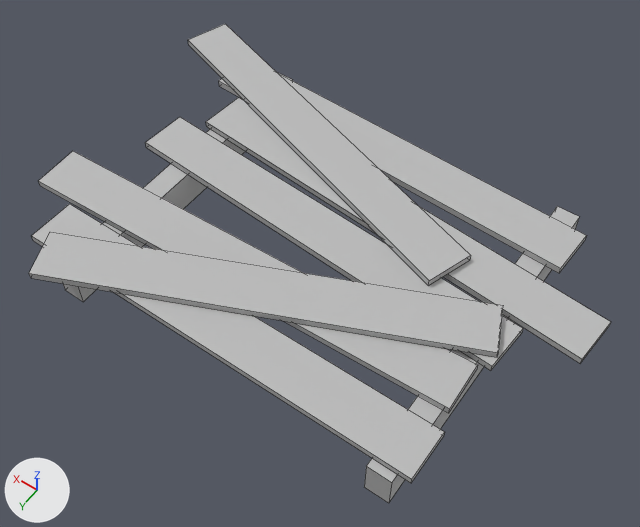
Before and after pictures for a commit that changed the FBX model Assets/Enviroment Assets/bridge_4.fbx.
Camera for both pictures: a 50 mm camera at (-0.76, 1.64, 3.96) aimed at (1.11, -0.97, -0.14). Lighting does not change. The marker at lower left points along +X, +Y and +Z. Mesh edges are drawn as thin lines. Where no turn or scale is listed for an object, it has been applied to the vertices.
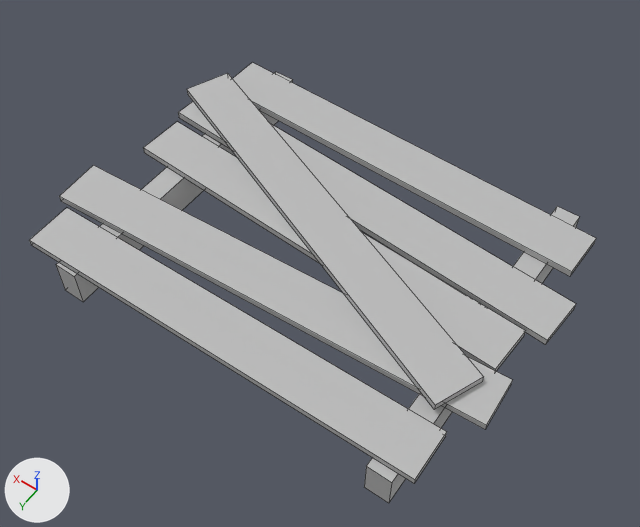
Changed parts and their boxes [x1, y1, x2, y2] in the pictures (640 x 527 px; the box of a moved part takes in the faces that stretch with it):
'pCube89', reshaped (8% shorter): before [29, 24, 611, 503]; after [29, 62, 596, 503]
part 1 of me_mesh, moved or reshaped: before [32, 204, 445, 483]; after [29, 208, 447, 483]
part 2 of me_mesh, moved or reshaped: before [38, 151, 478, 413]; after [59, 165, 513, 429]
part 3 of me_mesh, moved or reshaped: before [219, 74, 587, 273]; after [232, 62, 596, 276]
part 4 of me_mesh, moved or reshaped: before [145, 117, 523, 371]; after [143, 122, 526, 371]
part 5 of me_mesh, moved or reshaped: before [206, 97, 611, 363]; after [178, 102, 576, 345]
part 6 of me_mesh, added: after [187, 73, 484, 409]
part 7 of me_mesh, deleted: before [188, 24, 471, 286]
part 8 of me_mesh, deleted: before [29, 232, 503, 357]

What the commit changed:
me_mesh has 72 vertices, 54 faces and spans x -0.47..2.88, y -2.17..0.16, z -0.24..0.09.
me_mesh is used by ob_pcube89; location (0.0, 0.0, 0.0).
me_mesh part 1: the loose piece of 8 vertices spanning x -0.08..2.48, y -0.35..-0.05, z 0.0..0.05 is turned -179.2 degrees about the z axis through its middle, then moved by (-0.01, 0.01, 0.0).
me_mesh part 2: the loose piece of 8 vertices spanning x -0.03..2.78, y -0.78..-0.37, z 0.0..0.05 is turned -179.2 degrees about the z axis through its middle, then moved by (-0.19, -0.01, 0.0).
me_mesh part 3: the loose piece of 8 vertices spanning x -0.1..2.47, y -2.01..-1.6, z 0.0..0.05 is turned -179.2 degrees about the z axis through its middle, then moved by (-0.06, 0.0, 0.0).
me_mesh part 4: the loose piece of 8 vertices spanning x -0.11..2.47, y -1.3..-0.81, z 0.0..0.05 is turned -179.2 degrees about the z axis through its middle, then moved by (-0.02, 0.02, 0.0).
me_mesh part 5: the loose piece of 8 vertices spanning x -0.47..2.28, y -1.66..-1.12, z 0.0..0.05 is turned -179.2 degrees about the z axis through its middle, then moved by (0.2, 0.02, 0.0).
me_mesh part 6: the loose piece of 8 vertices spanning x -0.47..2.28, y -1.66..-1.12, z 0.0..0.05 is copied, and the copy is turned 162.2 degrees about the z axis through its middle, then moved by (0.32, 0.29, 0.05); it spans x -0.09..2.55, y -1.77..-0.43, z 0.05..0.09.
me_mesh part 7: the loose piece of 8 vertices spanning x 0.35..2.88, y -2.17..-1.06, z 0.05..0.09 is deleted.
me_mesh part 8: the loose piece of 8 vertices spanning x -0.08..2.38, y -1.15..0.16, z 0.05..0.09 is deleted.
